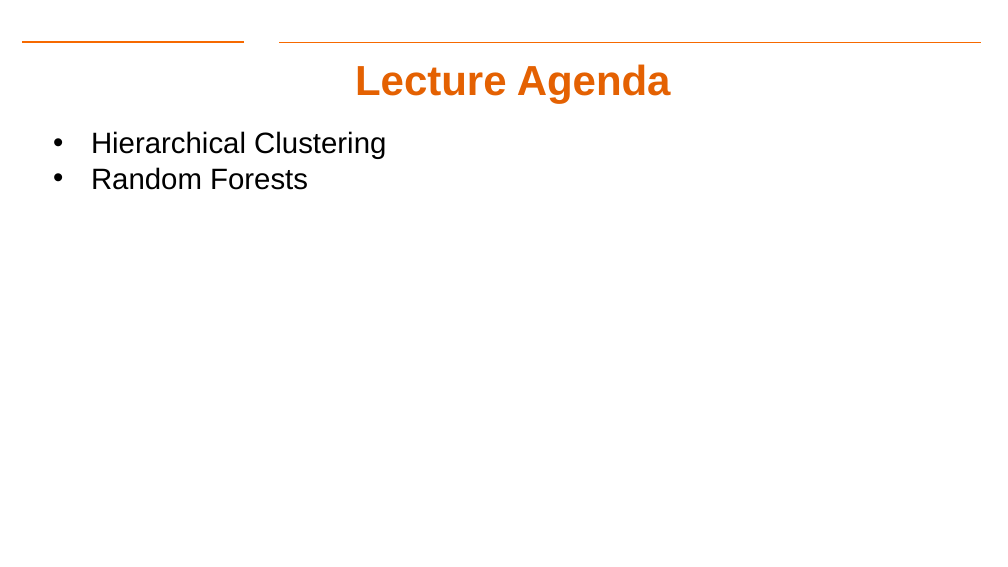
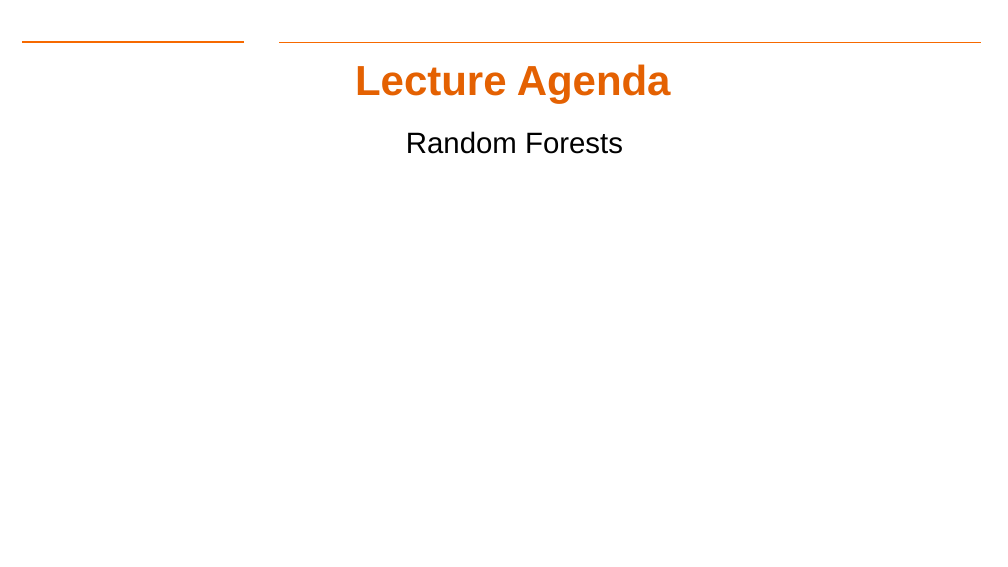
Before and after one commit to gk5951/RIT-DSCI-633-FDS, a slide deck: slide 2 of Syllabus/Lecture11/Lec11.pptx. Drawn at 1008x567 pixels with LibreOffice and Linux fonts; fonts in the diff are those of the drawing; background and template pictures are left out. Boxes give left, top, right and bottom in pixels: in the first picture for what was removed or moved away, otherwise in the second. Text is boxed around its words. In the diff, an @@ line names an element or a change of style, - is before the commit and + after.

```diff
--- a/Syllabus/Lecture11/Lec11.pptx
+++ b/Syllabus/Lecture11/Lec11.pptx
@@ text "Random Forests" at (x1=406, y1=131, x2=623, y2=154): bullet • to none @@
@@ text at (x1=91, y1=131, x2=386, y2=159): paragraph removed @@
-• Hierarchical Clustering
```
Also in this commit, not shown: 2 other slides changed, 7 slides added, 15 slides removed, 7 other files.
